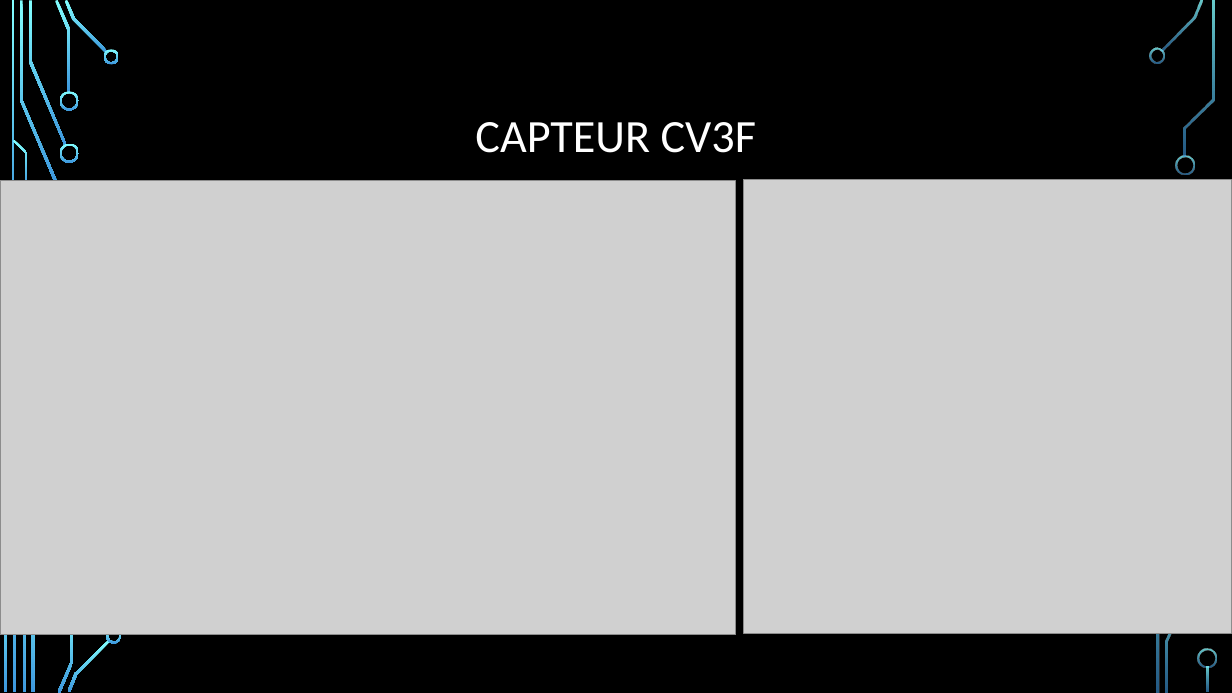
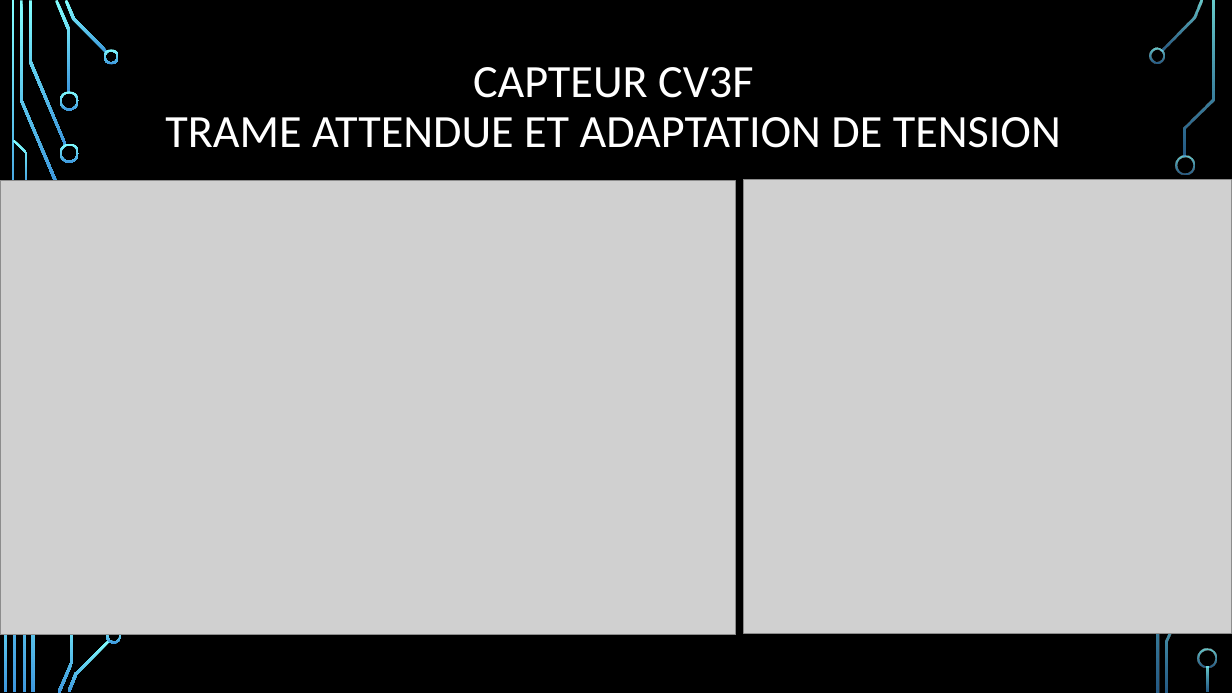
Before and after one commit to Delaune-Remi/Station_Meteo, a slide deck: slide 5 of Partie_Remi/Presentation_Partie_Remi.pptx (slide 9 before the commit). Drawn at 1232x693 pixels with LibreOffice and Linux fonts; fonts in the diff are those of the drawing; grey boxes stand for pictures; background and template pictures are left out. Boxes give left, top, right and bottom in pixels: in the first picture for what was removed or moved away, otherwise in the second. Text is boxed around its words. In the diff, an @@ line names an element or a change of style, - is before the commit and + after.

```diff
--- a/Partie_Remi/Presentation_Partie_Remi.pptx
+++ b/Partie_Remi/Presentation_Partie_Remi.pptx
@@ title at <box>165,67,1061,148</box>: text changed @@
-CAPTEUR CV3F
+CAPTEUR CV3F
+TRAME ATTENDUE ET ADAPTATION DE TENSION
```
Also in this commit, not shown: 9 slides added, 7 slides removed, 3 other files.
